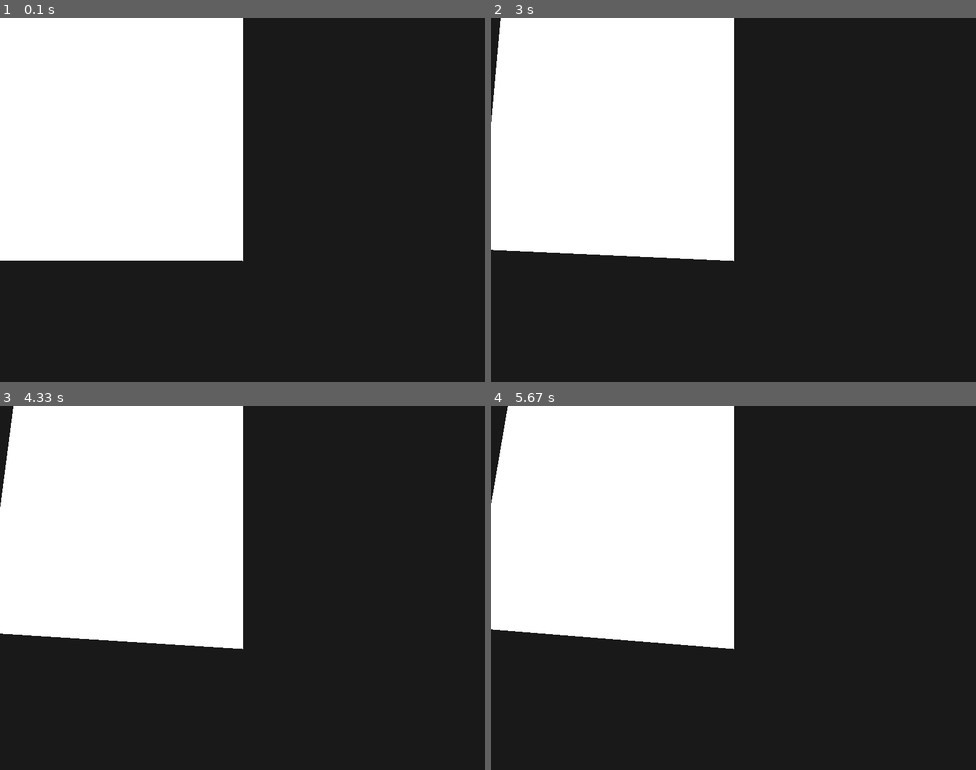
Above: before the commit, frames 1-4 (two rows, left to right).
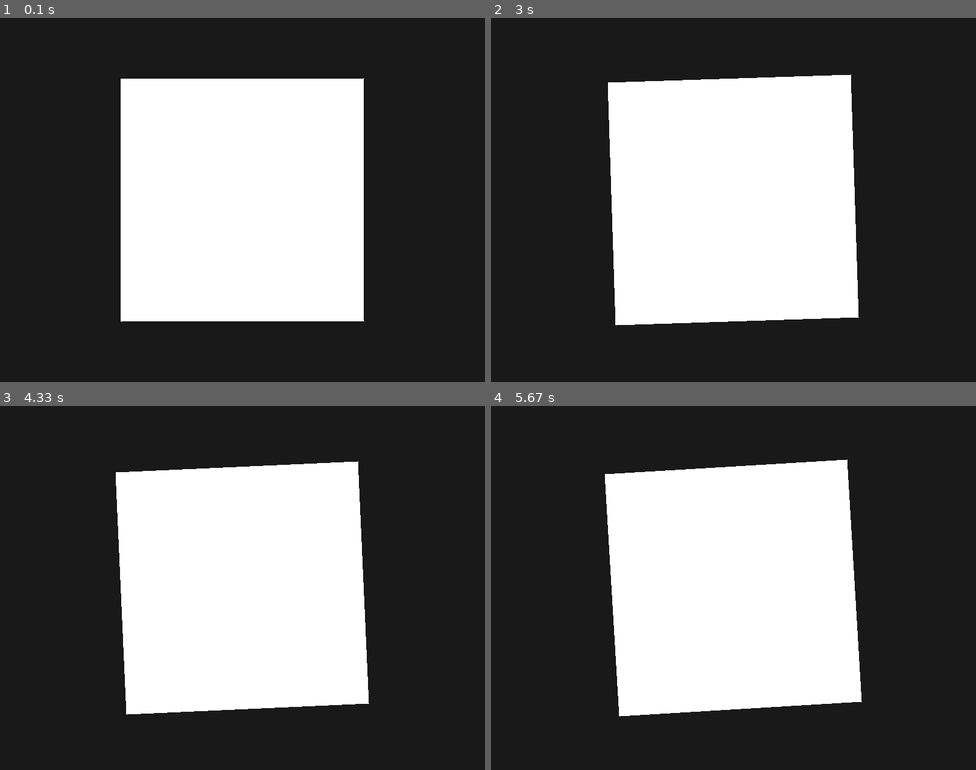
Above: after the commit, the same moments.

Repository: gingerwitch64/school-projects
Game: pygame game, started from pygame-project/__main__.py
Same seed, same stepped clock (60 frames per second), same inputs: the game is played once before the commit and once after it.
Inputs:
- Up to frame 1 (0.1 s): no input
- Up to frame 2 (3 s): no input
- Up to frame 3 (4.33 s): no input
- Up to frame 4 (5.67 s): no input

The runs differ from the first frame. In frame 1, 42% of the frame differs, in the area x 0-76%, y 0-84%; in frame 2, 41%; in frame 3, 41%; in frame 4, 41%.

Commit message:
pygame project: rotation is working

Diff:
--- a/pygame-project/__main__.py
+++ b/pygame-project/__main__.py
@@ -1,4 +1,5 @@
 import math
+from math import sin, cos, radians
 import pygame
 from pygame.locals import *
 pygame.init()
@@ -16,13 +17,39 @@
 def delta_line(coord1,coord2):
     return abs(math.sqrt(((coord2[0]-coord1[0])*(coord2[0]-coord1[0]))+((coord2[1]-coord1[1])*(coord2[1]-coord1[1]))))
 
+"""Credit goes this amazing person on stackoverflow: https://stackoverflow.com/a/45511474"""
+def rotatePolygon(polygon, degrees):
+    """ Rotate polygon the given angle about its center. """
+    theta = radians(degrees)  # Convert angle to radians
+    cosang, sinang = cos(theta), sin(theta)
+
+    points = polygon
+    # find center point of Polygon to use as pivot
+    n = len(points)
+    cx = sum(p[0] for p in points) / n
+    cy = sum(p[1] for p in points) / n
+
+    new_points = []
+    for p in points:
+        x, y = p[0], p[1]
+        tx, ty = x-cx, y-cy
+        new_x = ( tx*cosang + ty*sinang) + cx
+        new_y = (-tx*sinang + ty*cosang) + cy
+        new_points.append([new_x, new_y])
+
+    return new_points
+
 active = True
-rotating_square_points = [[0,0],
-                          [0,400],
-                          [400,400],
-                          [400,0]]
+rotating_square_length = 400
+rotating_square_points = [
+    [(display_width-rotating_square_length)/2,(display_height-rotating_square_length)/2],
+    [(display_width+rotating_square_length)/2,(display_height-rotating_square_length)/2],
+    [(display_width+rotating_square_length)/2,(display_height+rotating_square_length)/2],
+    [(display_width-rotating_square_length)/2,(display_height+rotating_square_length)/2]
+]
 entities = []
-inc = 0.1
+rotation = 0
+inc = 0.01
 
 while active:
     # Quit checker
@@ -30,17 +57,9 @@
         if event.type == pygame.QUIT:
             active = False
 
+    rotation += inc
+    if rotation >= 360:
+        rotation = 0
     pygame.draw.rect(display,DARKGR,(0,0,display_width,display_height))
-
-    pygame.draw.polygon(display,WHITE,rotating_square_points)
-    rotating_square_points[0][0] += inc
-    rotating_square_points[0][1] -= inc
-    rotating_square_points[1][0] -= inc
-    rotating_square_points[1][1] -= inc
-    """rotating_square_points[3][0] += inc
-    rotating_square_points[3][1] += inc
-    rotating_square_points[2][0] -= inc
-    rotating_square_points[2][1] += inc"""
-    print(rotating_square_points)
-    print(delta_line(rotating_square_points[0],rotating_square_points[1]))
+    pygame.draw.polygon(display,WHITE,rotatePolygon(rotating_square_points, rotation))
     pygame.display.update()
